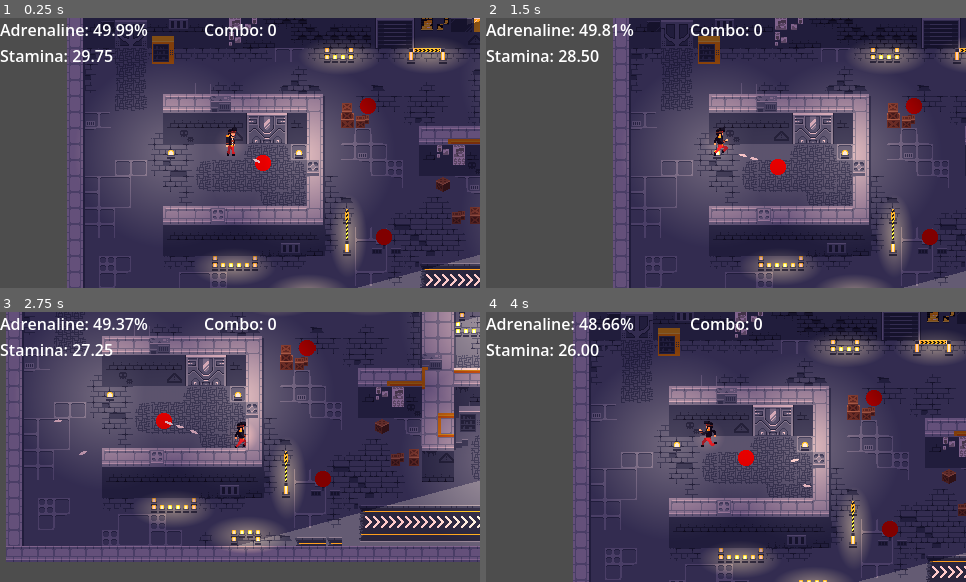
Above: before the commit, frames 1-4 (two rows, left to right).
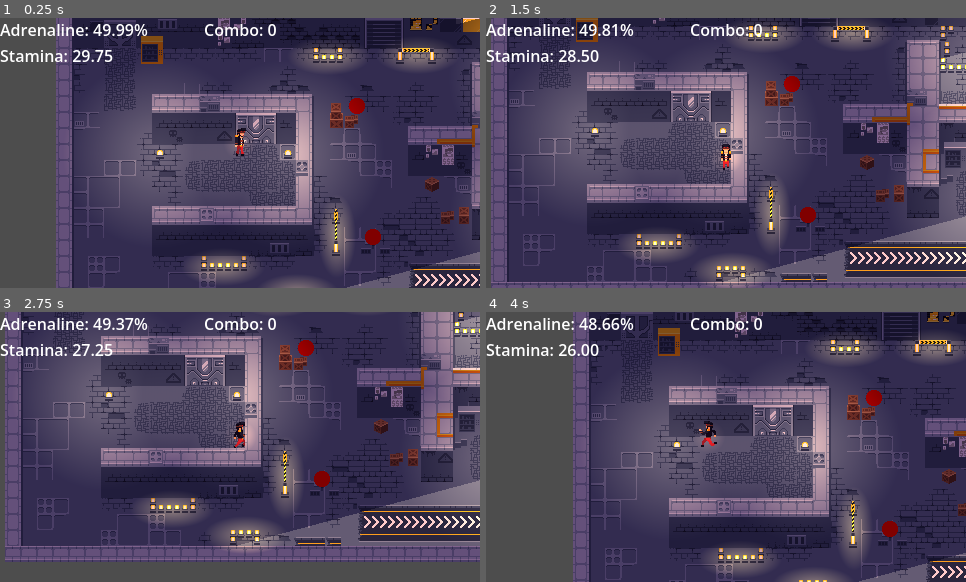
Above: after the commit, the same moments.

Repository: Kapcpa/gmtk-gamejam-2026
Game: Godot game, scene res://scenes/level0.tscn
Same seed, same stepped clock (60 frames per second), same inputs: the game is played once before the commit and once after it. Sound files missing from this copy of the repository are replaced by a short silence.
Inputs (mouse positions are in pixels of both pictures, inside the frame that each line leads up to):
- Up to frame 1 (0.25 s): no input
- Up to frame 2 (1.5 s): move the mouse to (831, 139) at 0.52 s; hold D (right) 0.53-1.28 s; click (831, 139) at 0.6 s; move the mouse to (630, 166) at 1.27 s; hold S (down) from 1.28 s (still down); click (630, 166) at 1.35 s
- Up to frame 3 (2.75 s): move the mouse to (288, 387) at 2.02 s; release S (down) at 2.03 s; hold D (right) from 2.03 s (still down); tap Space (dash) at 2.1 s; click (288, 387) at 2.3 s
- Up to frame 4 (4 s): move the mouse to (702, 501) at 2.77 s; release D (right) at 2.78 s; hold W (up) 2.78-3.53 s; right-click (702, 501) at 2.85 s; click (702, 501) at 3.05 s; move the mouse to (870, 487) at 3.52 s; hold A (left) from 3.53 s (still down); click (870, 487) at 3.6 s

The runs differ from the first frame. In frame 1, 22% of the frame differs, in the area x 11-100%, y 0-100%; in frame 2, 61%, in the area x 1-100%, y 0-100%; in frame 3, 9.4%; in frame 4, 0.2%.

Commit message:
fix bullets_in_a_row

Diff:
--- a/scenes/level0.tscn
+++ b/scenes/level0.tscn
@@ -605,6 +605,7 @@
 position = Vector2(124.99999, 77)
 
 [node name="RangedEnemyBurst" parent="." unique_id=1425890523 instance=ExtResource("7_cm1v6")]
+position = Vector2(335, 119)
 bullets_in_a_row = 3
 
 [node name="PointLight2D" type="PointLight2D" parent="." unique_id=536918014]
--- a/scripts/enemy.gd
+++ b/scripts/enemy.gd
@@ -133,7 +133,7 @@
 		attack_timer = 0.25
 	else:
 		attack_timer = bullets_in_a_row/10.0
-	attack_cooldown = 0.8
+	attack_cooldown = 1.0
 
 	var direction = global_position.direction_to(player.global_position)
 	velocity = direction.normalized() * ATTACK_SPEED
